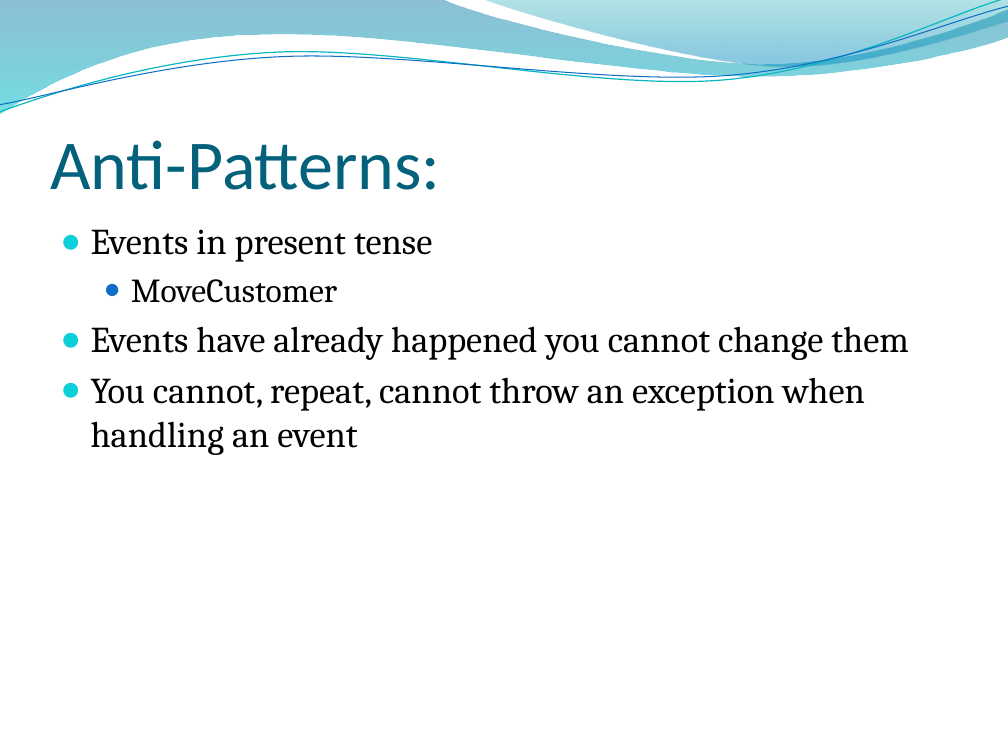
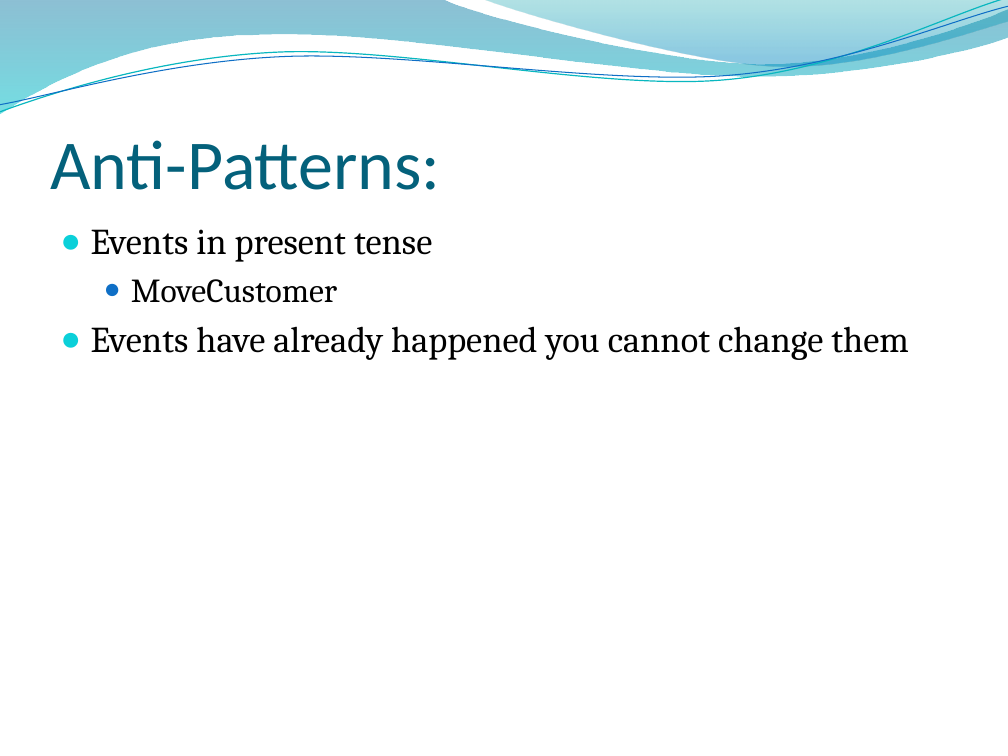
Before and after one commit to ketiko/CQRS.Presentation, a slide deck: slide 19 of Presentation/CQRS.pptx (slide 38 before the commit). Drawn at 1008x756 pixels with LibreOffice and Linux fonts; fonts in the diff are those of the drawing; background and template pictures are left out. Boxes give left, top, right and bottom in pixels: in the first picture for what was removed or moved away, otherwise in the second. Text is boxed around its words. In the diff, an @@ line names an element or a change of style, - is before the commit and + after.

```diff
--- a/Presentation/CQRS.pptx
+++ b/Presentation/CQRS.pptx
@@ text at bbox=[91, 377, 865, 455]: paragraph removed @@
-● You cannot, repeat, cannot throw an exception when handling an event
```
Also in this commit, not shown: 6 other slides changed, 8 slides added, 28 slides removed.
